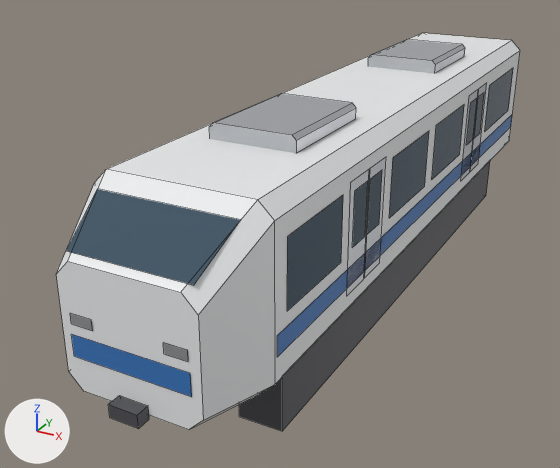
An edit to the FBX model unity/Assets/Models/Props/308.fbx, drawn before and after from the same camera.
Camera for both pictures: a camera (50 mm lens) standing at (5.37, -12.84, 6.83) and looking at (-1.1, -1.09, 0.95). The axes (+X, +Y, +Z) are drawn at lower left. The lights are the same throughout. The older version comes first. Mesh edges are drawn as thin lines. Where no turn or scale is listed for an object, it has been applied to the vertices.

The first picture shows '308'.
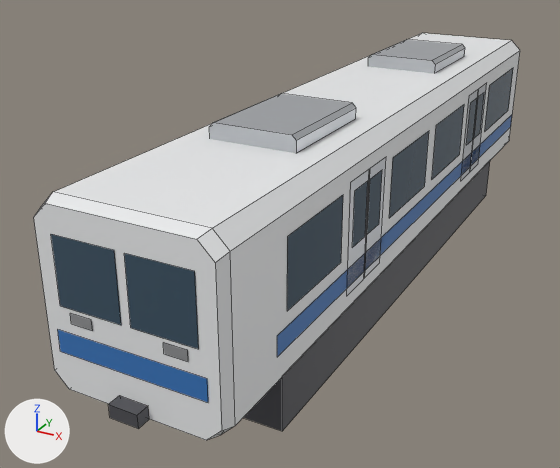
Diff of the bpy script that builds the scene:
```diff
--- a/unity/Assets/Models/Props/308.fbx.py
+++ b/unity/Assets/Models/Props/308.fbx.py
@@ me_308 @@
 # used by ob_308; location = (0.0, 0.0, 0.0)
-me_308.from_pydata(...)  # 248 vertices, 124 faces; spans x -1.35..1.35, y -7.0..7.0, z 0.0..3.85
+me_308.from_pydata(...)  # 252 vertices, 125 faces; spans x -1.35..1.35, y -7.0..7.0, z 0.0..3.85
+# me_308 part 1
+# 2 faces are deleted
+# 8 vertices in x -1.34..1.34, y -5.65, z 0.92..3.6 move by (0.0, -0.95, 0.0)
+# 16 vertices move from x -1.05..1.05, y -6.81..-5.92, z 1.02..3.43 to x -1.28..1.28, y -6.81..-6.8, z 0.96..3.54
+# 4 vertices are added at (-1.12, -6.81, 1.52), (1.12, -6.81, 1.52), (1.12, -6.81, 1.84), (-1.12, -6.81, 1.84)
+# 2 new faces join them, mat_prop_glass (dark blue #3c5263)
+# 1 new face joins them, mat_prop_shinkblue (blue #3876bc)
+# me_308 part 2: 1 face spanning x 0.07..1.02, y -6.81, z 2.2..3.16 switches from mat_prop_shinkblue (blue #3876bc) to mat_prop_glass (dark blue #3c5263)
 me_308.materials.append(mat_prop_body_white)
```

Location of each change, [x1, y1, x2, y2] in pixels of the pictures (560 x 468 px; the box of a moved part takes in the faces that stretch with it):
'308', reshaped
    before: [56, 33, 520, 431]
    after: [34, 33, 520, 440]
part 1 of me_308, moved or reshaped (not visible before)
    after: [58, 330, 208, 402]
part 2 of me_308, recoloured
    before: [72, 334, 192, 397]
    after: [124, 253, 199, 349]
